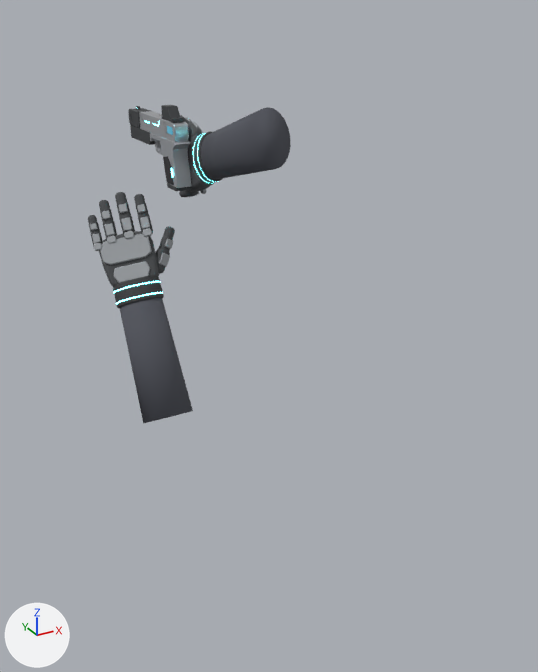
An edit to the glTF model assets/models/xm9.glb, drawn before and after from the same camera.
Rendered twice from a 50 mm lens placed at (-0.503, -1.259, 0.244), pointed at (0.043, -0.266, -0.253). The axes (+X, +Y, +Z) are drawn at lower left. The lights are the same throughout. The picture after the commit comes second. Where no turn or scale is listed for an object, it has been applied to the vertices. Vertices at exactly the same position are counted once.

Before the edit, the objects in view are built like this:
```python
me_frame = bpy.data.meshes.new('Frame')
me_frame.from_pydata(...)  # 206 vertices, 408 faces; spans x -0.014..0.014, y -0.0364..0.0896, z -0.0462..0.0326
me_frame.materials.append(mat_gunframe)  # grey #aaadb3
me_glovemesh_l_001 = bpy.data.meshes.new('GloveMesh.L.001')
me_glovemesh_l_001.from_pydata(...)  # 3426 vertices, 6620 faces; spans x -0.059..0.085, y -0.147..0.093, z -0.225..0.147
# faces by material slot: [3340, 2824, 284, 96, 76]
me_glovemesh_l_001.materials.append(mat_glovefabric)  # dark grey #4b4d50
me_glovemesh_l_001.materials.append(mat_gloveplate)  # grey #9ba0a4
me_glovemesh_l_001.materials.append(mat_glovecuff)  # dark grey #3c3d3f
me_glovemesh_l_001.materials.append(mat_neoncyan)  # cyan #66f3ff, glowing cyan #66f3ff
me_glovemesh_l_001.materials.append(mat_armsuit)  # dark grey #52555d
me_glovemesh_r_001 = bpy.data.meshes.new('GloveMesh.R.001')
me_glovemesh_r_001.from_pydata(...)  # 3426 vertices, 6620 faces; spans x -0.034..0.03, y -0.243..0.164, z -0.09..0.108
# faces by material slot: [3340, 2824, 284, 96, 76]
me_glovemesh_r_001.materials.append(mat_glovefabric)  # dark grey #4b4d50
me_glovemesh_r_001.materials.append(mat_gloveplate)  # grey #9ba0a4
me_glovemesh_r_001.materials.append(mat_glovecuff)  # dark grey #3c3d3f
me_glovemesh_r_001.materials.append(mat_neoncyan)  # cyan #66f3ff, glowing cyan #66f3ff
me_glovemesh_r_001.materials.append(mat_armsuit)  # dark grey #52555d
ob_frame = bpy.data.objects.new('Frame', me_frame)
ob_frame.location = (0.0, 0.0, 0.0)
ob_glovemesh_l = bpy.data.objects.new('GloveMesh.L', me_glovemesh_l_001)
ob_glovemesh_l.location = (-0.11, -0.06, -0.2)
ob_glovemesh_r = bpy.data.objects.new('GloveMesh.R', me_glovemesh_r_001)
ob_glovemesh_r.location = (0.034, -0.061, 0.005)
# also in view: 'Slide' at (0.0, 0.055, 0.048)
```
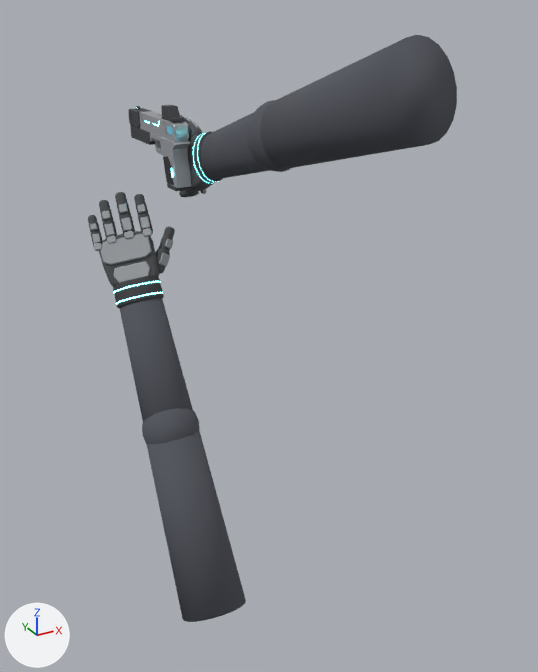
The change, as a list of edits to the scene's bpy script:
```text
Change me_glovemesh_r_001:
    used by ob_glovemesh_r; location = (0.034, -0.061, 0.005)
    remove me_glovemesh_r_001.from_pydata(...)  # 3426 vertices, 6620 faces; spans x -0.034..0.03, y -0.243..0.164, z -0.09..0.108
    add me_glovemesh_r_001.from_pydata(...)  # 3688 vertices, 7136 faces; spans x -0.049..0.045, y -0.573..0.164, z -0.09..0.214
    me_glovemesh_r_001 part 1: a new loose piece, a UV sphere (20 segments, 12 rings, poles along x) spanning x -0.044..0.04, y -0.3..-0.2, z 0.022..0.122, in mat_armsuit (dark grey #52555d)
    me_glovemesh_r_001 part 2: a new loose piece of 40 vertices spanning x -0.049..0.045, y -0.573..-0.247, z 0.029..0.214, in mat_armsuit (dark grey #52555d)
    me_glovemesh_r_001 part 3
    20 vertices move from x -0.034..0.03, y -0.243..-0.219, z 0.024..0.108 to x -0.036..0.032, y -0.291..-0.266, z 0.036..0.124
Change me_glovemesh_l_001:
    used by ob_glovemesh_l; location = (-0.11, -0.06, -0.2)
    remove me_glovemesh_l_001.from_pydata(...)  # 3426 vertices, 6620 faces; spans x -0.059..0.085, y -0.147..0.093, z -0.225..0.147
    add me_glovemesh_l_001.from_pydata(...)  # 3688 vertices, 7136 faces; spans x -0.059..0.085, y -0.33..0.093, z -0.527..0.147
    me_glovemesh_l_001 part 4: a new loose piece of 222 vertices spanning x -0.048..0.05, y -0.173..-0.084, z -0.274..-0.178, in mat_armsuit (dark grey #52555d)
    me_glovemesh_l_001 part 5: a new loose piece of 40 vertices spanning x -0.054..0.056, y -0.33..-0.1, z -0.527..-0.215, in mat_armsuit (dark grey #52555d)
    me_glovemesh_l_001 part 6
    20 vertices move from x -0.042..0.043, y -0.147..-0.09, z -0.225..-0.192 to x -0.044..0.045, y -0.174..-0.113, z -0.27..-0.234
```

Boxes (x1, y1, x2, y2) around the edits, measured in the pictures (538 x 672 px; the box of a moved part takes in the faces that stretch with it):
'GloveMesh.L', reshaped (50% wider, 86% taller): before (88, 192, 193, 423); after (88, 192, 246, 622)
'GloveMesh.R', reshaped (147% wider, 79% taller): before (179, 107, 291, 197); after (179, 35, 457, 197)
part 1 of me_glovemesh_r_001, added: after (247, 100, 291, 172)
part 2 of me_glovemesh_r_001, added: after (260, 35, 457, 169)
part 3 of me_glovemesh_r_001, moved or reshaped: before (201, 107, 291, 179); after (201, 113, 270, 179)
part 4 of me_glovemesh_l_001, added: after (142, 408, 200, 444)
part 5 of me_glovemesh_l_001, added: after (146, 431, 246, 622)
part 6 of me_glovemesh_l_001, moved or reshaped: before (120, 298, 193, 423); after (120, 298, 193, 422)
